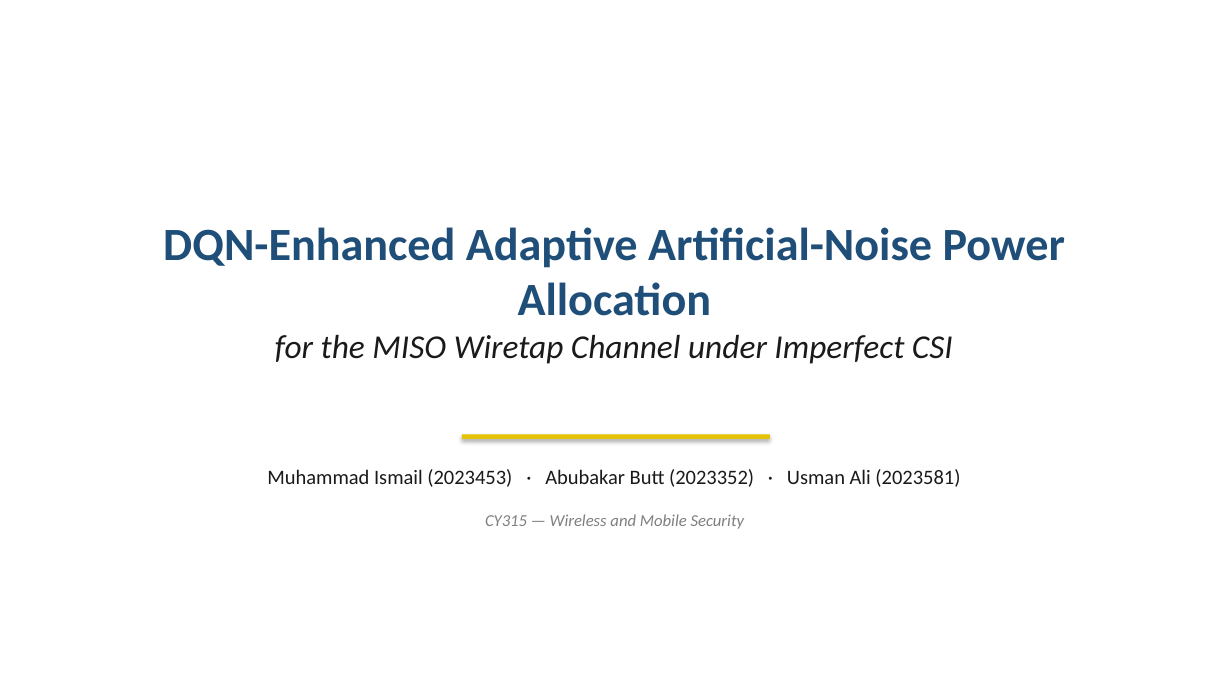
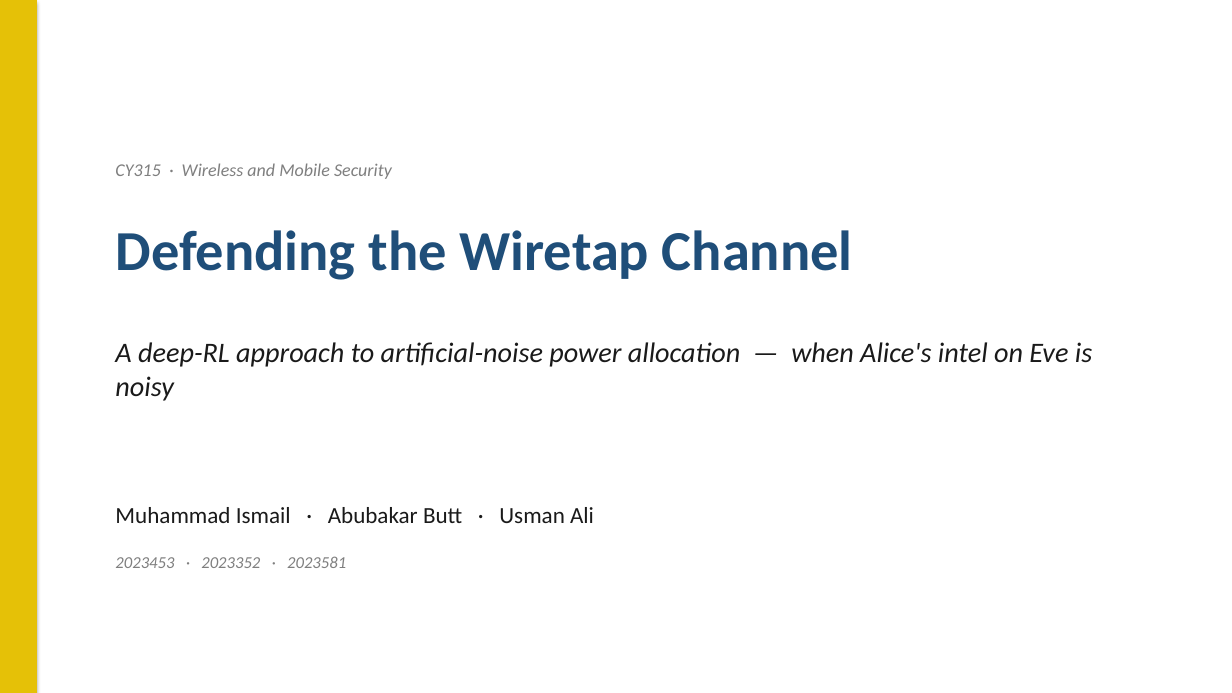
Before and after one commit to kryptbakar/DQN-Enhanced-Adaptive-Artificial-Noise-Power-Allocation, a slide deck: slide 1 of report/slides.pptx. Drawn at 1232x693 pixels with LibreOffice and Linux fonts; fonts in the diff are those of the drawing. Boxes give left, top, right and bottom in pixels: in the first picture for what was removed or moved away, otherwise in the second. Text is boxed around its words. In the diff, an @@ line names an element or a change of style, - is before the commit and + after.

Commit message:
redesign slide deck — visual cards, fewer formulas, classroom-friendly
The previous deck packed too much math and dense bullets per slide for a
10-12 minute talk in front of a mixed audience (instructor + classmates).
This pass restructures the same 13-slide flow around visual cards, larger
type, and one-idea-per-slide.

Per-slide changes:
- Slide 1: cleaner title, accent strip, larger paper title.
- Slide 2 (problem): story-first, no inline math; 5 short bullets.
- Slide 3 (system model): three coloured cards for Alice / Bob / Eve;
  only the imperfect-CSI equation kept, embedded as a rendered PNG.
- Slide 4 (classical answers): two side-by-side cards (Fixed vs
  Traditional) with pros/cons rather than equations.
- Slide 5 (failure mode): full-bleed figure, single-sentence caption.
- Slide 6 (our approach): three idea blocks (Reframe / Two key inputs /
  Single deployable model) instead of architecture details.
- Slide 7 (state + action): icons for the seven state items, one
  rendered equation for the alignment cue, two cards for action and
  network. Formula-density way down.
- Slide 8 (training): training curve on the left, three 'stat' cards
  (7000 episodes, ~38 s, three Nt) replacing the dense hyperparam list.
- Slides 9 + 10: same plot story but trimmed captions.
- Slide 11 (demo cue): five compact tab cards with icon + name + 1-line
  description.
- Slide 12 (takeaways): three coloured cards (Problem / Fix / Outcome)
  instead of a long bullet list.
- Slide 13: thank-you, unchanged.

Reduces visible formula count from a dozen-plus inline strings to two
rendered PNGs (CSI model on slide 3, alignment on slide 7) — math is
still present where it earns its place, but the deck reads as a
presentation, not a paper.

```diff
--- a/report/slides.pptx
+++ b/report/slides.pptx
@@ rectangle added at <box>0,0,37,693</box>, fill #E5C107 @@
@@ text at <box>115,163,392,179</box>: text changed; size 13 to 14 pt @@
-CY315 — Wireless and Mobile Security
+CY315 · Wireless and Mobile Security
@@ text at <box>115,230,853,280</box>: text changed; size 26 to 44 pt; text colour #1A1A1A to #1F4E79; bold on; italic off @@
-for the MISO Wiretap Channel under Imperfect CSI
+Defending the Wiretap Channel
@@ text removed at <box>163,227,1065,316</box> @@
-DQN-Enhanced Adaptive Artificial-Noise Power Allocation
@@ text added at <box>115,342,1092,401</box>, 22 pt, text #1A1A1A, italic @@
+A deep-RL approach to artificial-noise power allocation — when Alice's intel on Eve is noisy
@@ rectangle removed at <box>462,434,770,439</box> @@
@@ text at <box>115,507,594,523</box>: text changed; size 16 to 18 pt @@
-Muhammad Ismail (2023453) · Abubakar Butt (2023352) · Usman Ali (2023581)
+Muhammad Ismail · Abubakar Butt · Usman Ali
@@ text added at <box>115,556,346,568</box>, 13 pt, text #7F7F7F, italic @@
+2023453 · 2023352 · 2023581
```
Also in this commit, not shown: 7 other slides changed, 5 slides added, 5 slides removed, 1 other file.
